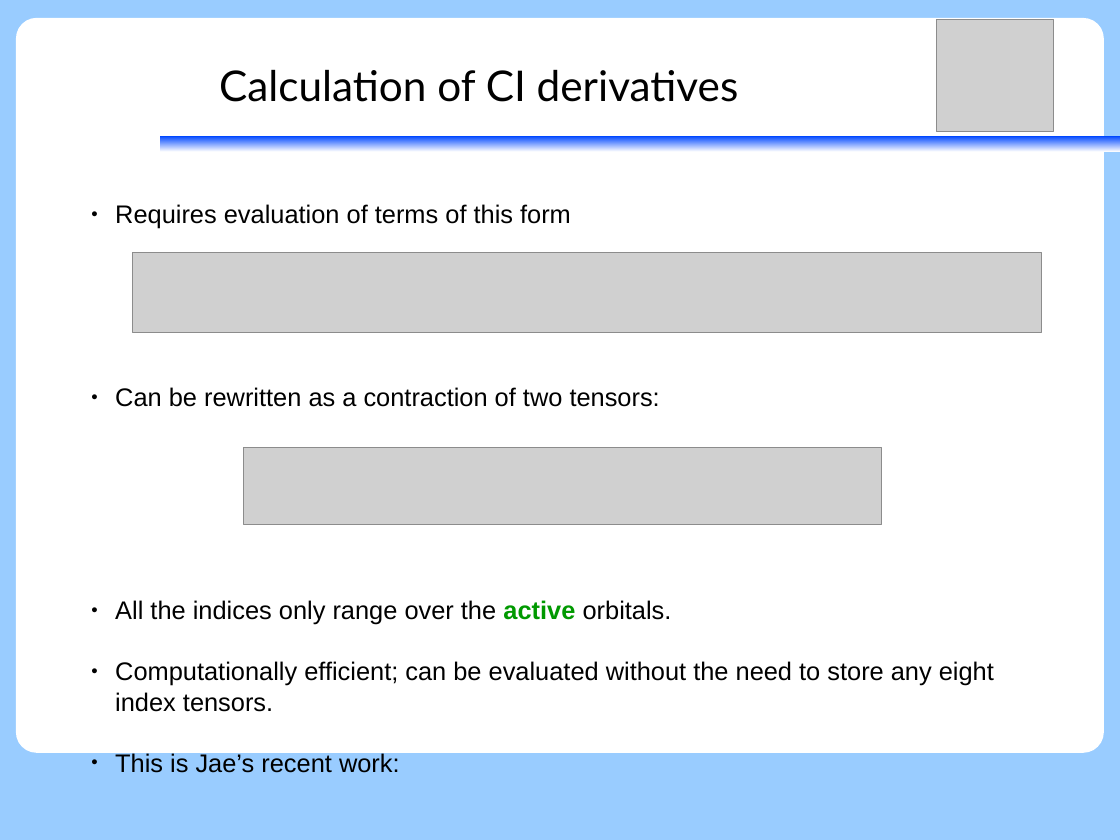
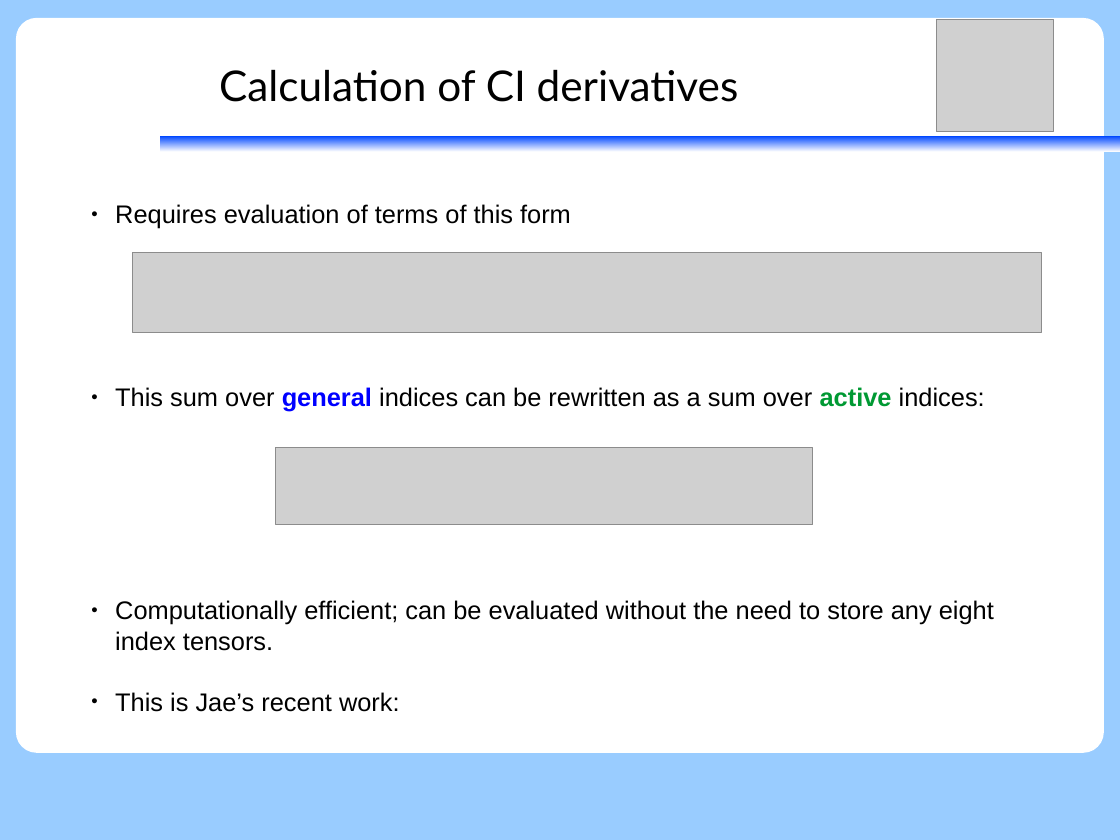
Before and after one commit to peterjohncherry/Presentations-etc, a slide deck: slide 24 of SGROUP_28062017/28062017_peter_relxms-caspt2-ci_seperation.odp (slide 29 before the commit). Drawn at 1120x840 pixels with LibreOffice and Linux fonts; fonts in the diff are those of the drawing; grey boxes stand for pictures. Boxes give left, top, right and bottom in pixels: in the first picture for what was removed or moved away, otherwise in the second. Text is boxed around its words. In the diff, an @@ line names an element or a change of style, - is before the commit and + after.

Commit message:
New version with rdm derivatives

```diff
--- a/SGROUP_28062017/28062017_peter_relxms-caspt2-ci_seperation.odp
+++ b/SGROUP_28062017/28062017_peter_relxms-caspt2-ci_seperation.odp
@@ text at (115,387,985,411): text changed @@
-● Can be rewritten as a contraction of two tensors:
-● All the indices only range over the active orbitals.
+● This sum over general indices can be rewritten as a sum over active indices:
@@ picture: place and size @@
-picture at (244,447,882,524)
+picture at (276,447,814,524)
```
Also in this commit, not shown: 11 other slides changed, 28 slides added, 5 slides removed, 1 other file.
